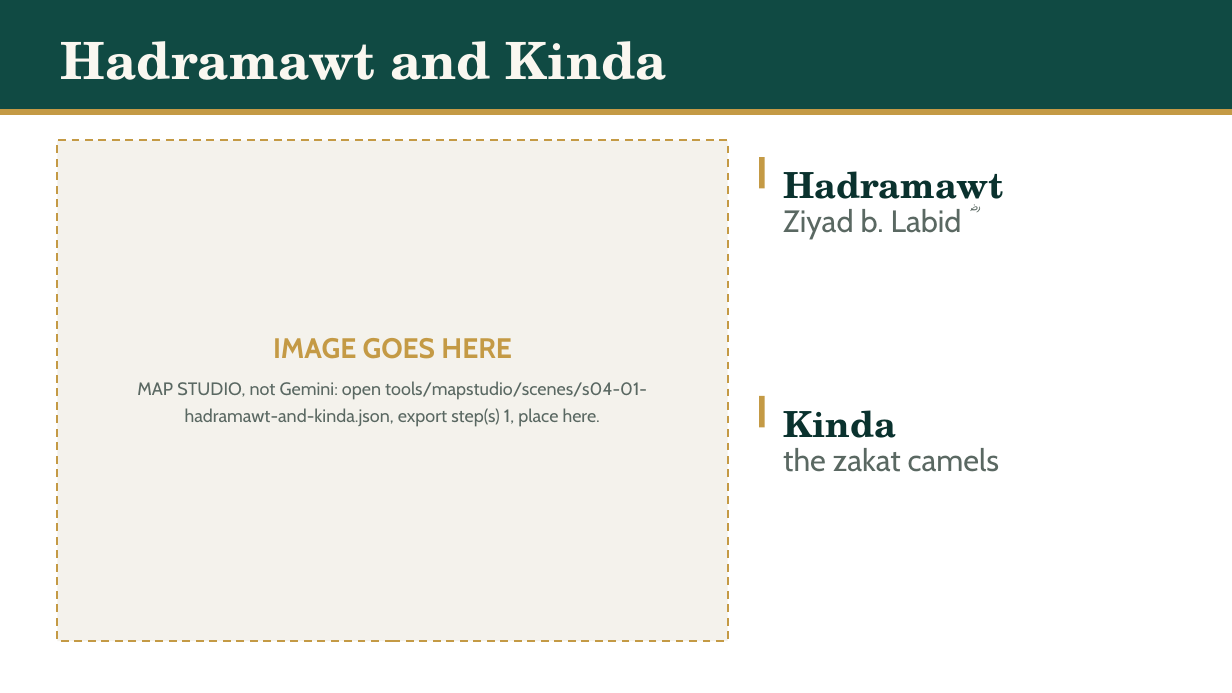
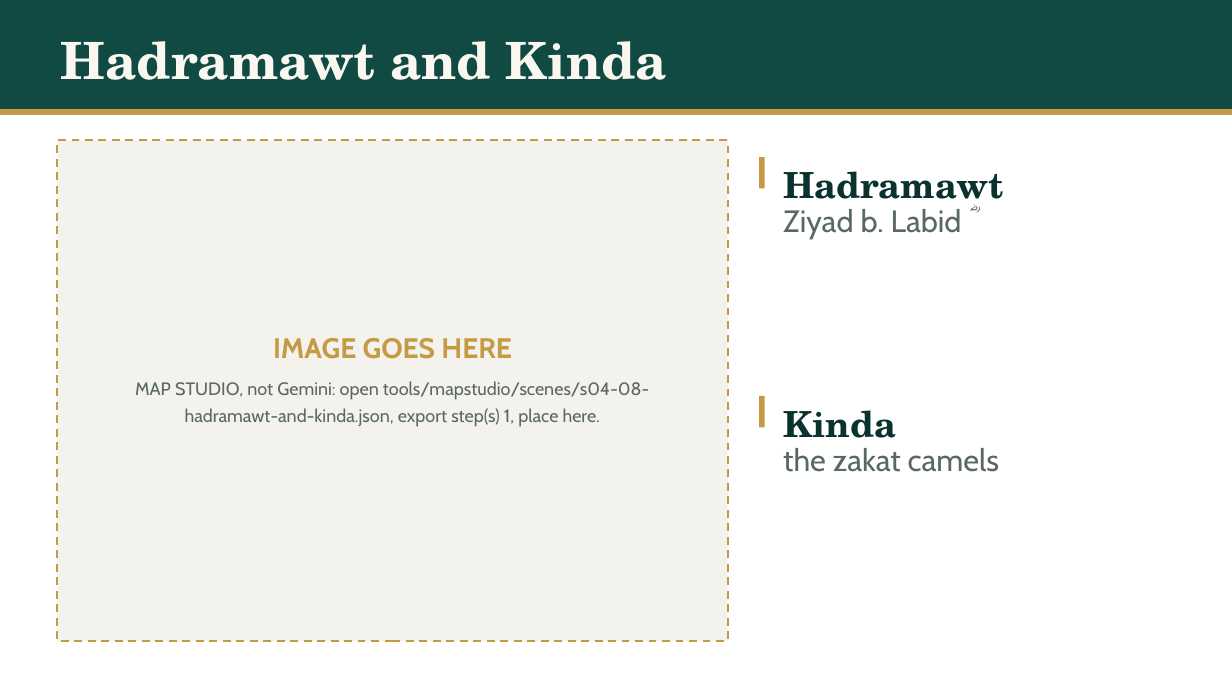
Before and after one commit to daniyalyasin93/2026SeptemberIslamicHistoryClass, a slide deck: slide 48 of S04_kinda_butah_yamama/S04.pptx (slide 5 before the commit). Drawn at 1232x693 pixels with LibreOffice and Linux fonts; fonts in the diff are those of the drawing. Boxes give left, top, right and bottom in pixels: in the first picture for what was removed or moved away, otherwise in the second. Text is boxed around its words. In the diff, an @@ line names an element or a change of style, - is before the commit and + after.

```diff
--- a/S04_kinda_butah_yamama/S04.pptx
+++ b/S04_kinda_butah_yamama/S04.pptx
@@ text at (x1=135, y1=381, x2=649, y2=427): text changed @@
-MAP STUDIO, not Gemini: open tools/mapstudio/scenes/s04-01-hadramawt-and-kinda.json, export step(s) 1, place here.
+MAP STUDIO, not Gemini: open tools/mapstudio/scenes/s04-08-hadramawt-and-kinda.json, export step(s) 1, place here.
```
Also in this commit, not shown: 28 other slides changed, 6 slides added, 1 slide removed, 15 other files.
